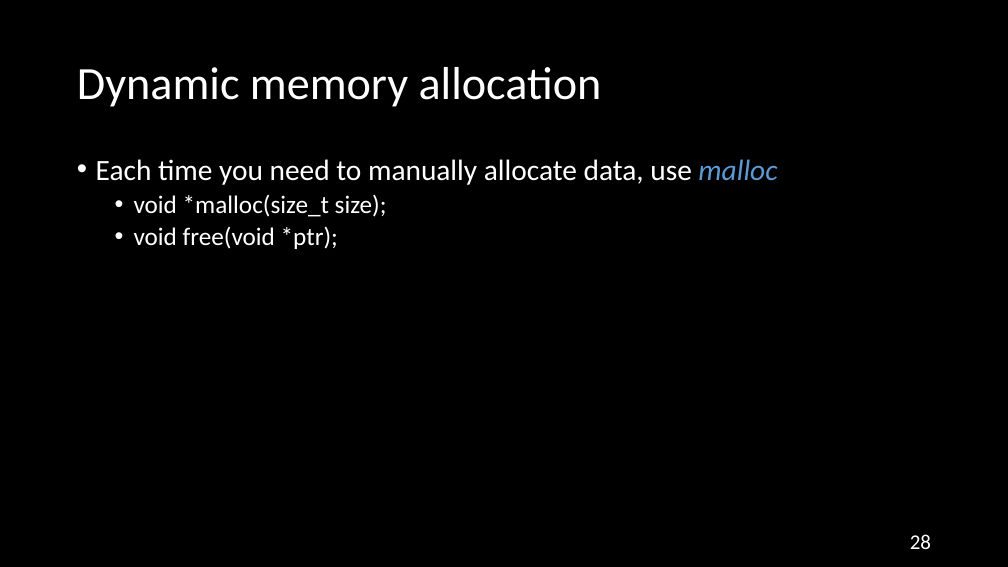
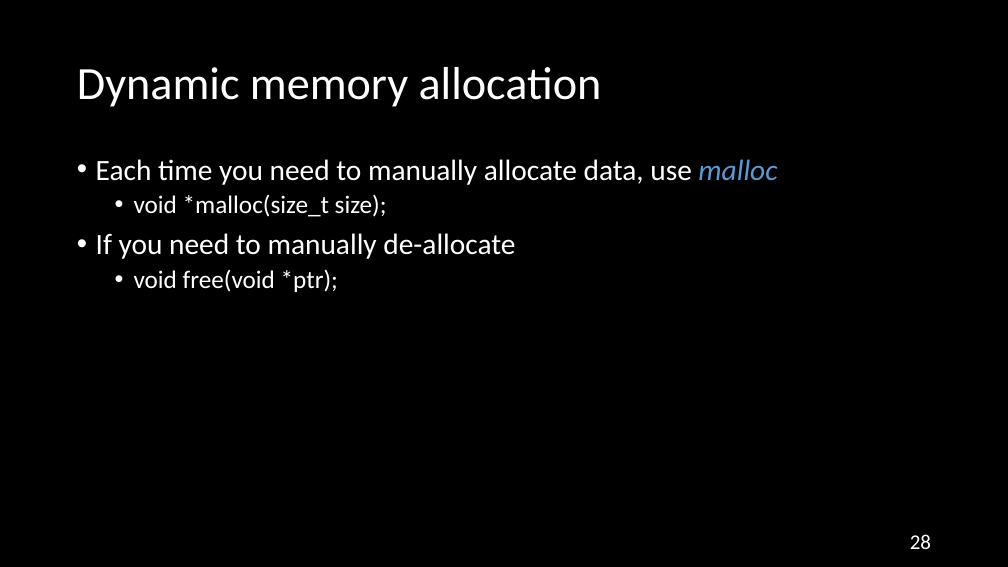
Before and after one commit to NYU-CSO/nyu-cso.github.io, a slide deck: slide 28 of rec-notes/r06.pptx. Drawn at 1008x567 pixels with LibreOffice and Linux fonts; fonts in the diff are those of the drawing. Boxes give left, top, right and bottom in pixels: in the first picture for what was removed or moved away, otherwise in the second. Text is boxed around its words. In the diff, an @@ line names an element or a change of style, - is before the commit and + after.

```diff
--- a/rec-notes/r06.pptx
+++ b/rec-notes/r06.pptx
@@ text at [96,233,515,259]: paragraph added @@
+• If you need to manually de-allocate
```
Also in this commit, not shown: 2 other files.
